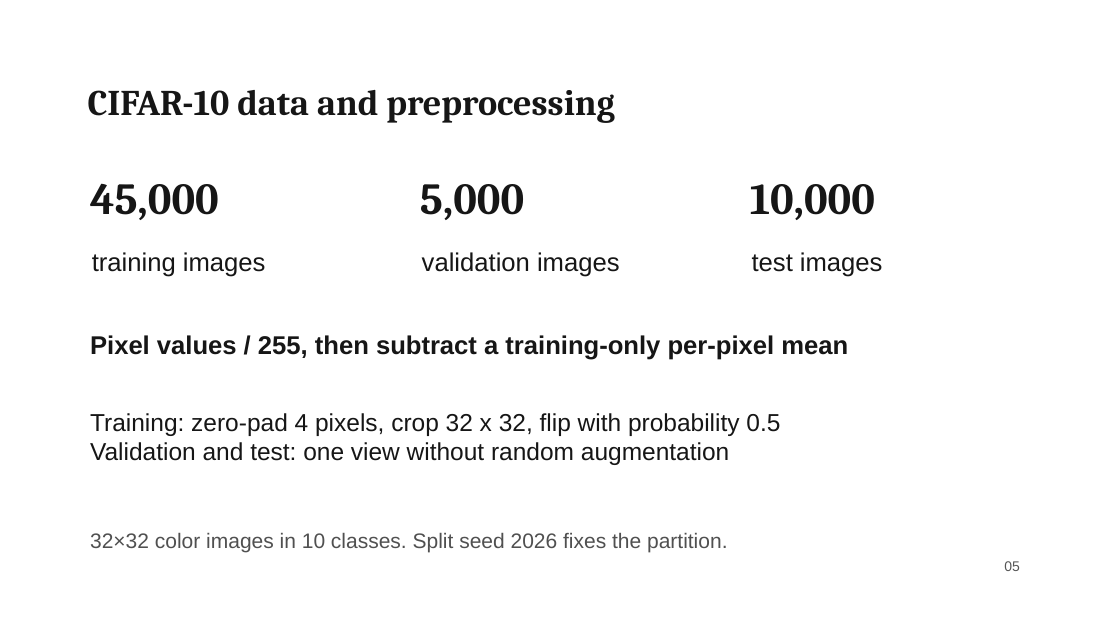
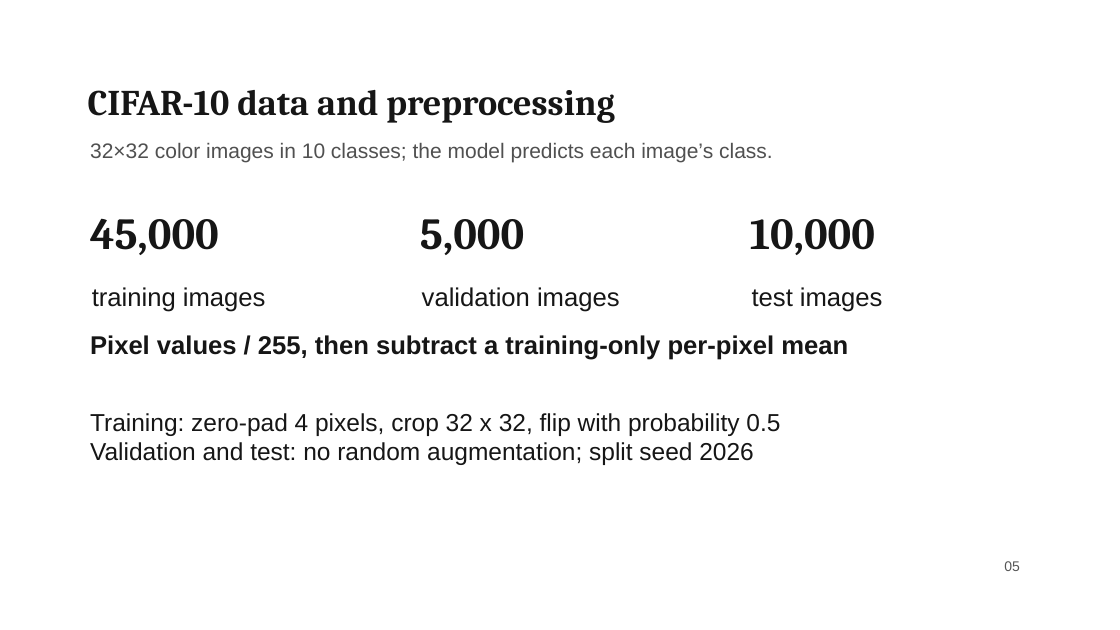
Before and after one commit to liuyanze910-svg/miae01-resnet-replication, a slide deck: slide 5 of docs/slides/week4_a_background_methods.pptx. Drawn at 1120x630 pixels with LibreOffice and Linux fonts; fonts in the diff are those of the drawing; background and template pictures are left out. Boxes give left, top, right and bottom in pixels: in the first picture for what was removed or moved away, otherwise in the second. Text is boxed around its words. In the diff, an @@ line names an element or a change of style, - is before the commit and + after.

Commit message:
2260032041 SuSiying Week4 clarify CIFAR data and training schedule

```diff
--- a/docs/slides/week4_a_background_methods.pptx
+++ b/docs/slides/week4_a_background_methods.pptx
@@ text at box(90, 143, 773, 162): text changed @@
-32×32 color images in 10 classes. Split seed 2026 fixes the partition.
+32×32 color images in 10 classes; the model predicts each image’s class.
@@ 6 texts: place and size @@
-6 texts at box(90, 183, 883, 277)
+6 texts at box(90, 218, 883, 312)
@@ text at box(90, 442, 754, 465): text changed @@
-Validation and test: one view without random augmentation
+Validation and test: no random augmentation; split seed 2026
```
Also in this commit, not shown: 2 other slides changed.
